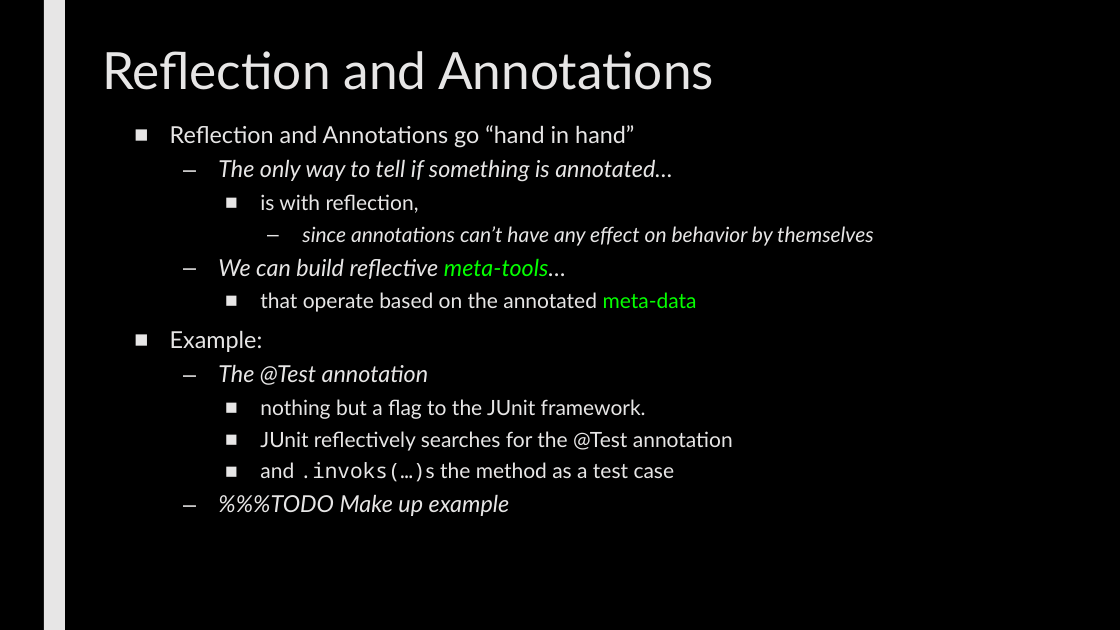
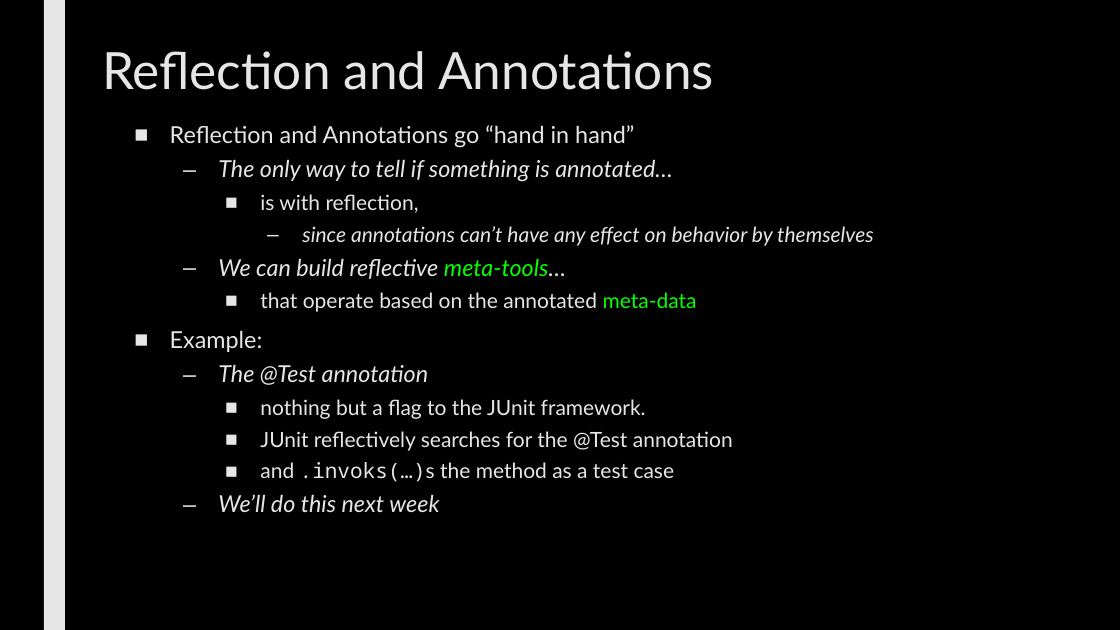
Before and after one commit to max7patek/metaprogramming, a slide deck: slide 14 of slides/07-JavaReflection.pptx. Drawn at 1120x630 pixels with LibreOffice and Linux fonts; fonts in the diff are those of the drawing. Boxes give left, top, right and bottom in pixels: in the first picture for what was removed or moved away, otherwise in the second. Text is boxed around its words. In the diff, an @@ line names an element or a change of style, - is before the commit and + after.

```diff
--- a/slides/07-JavaReflection.pptx
+++ b/slides/07-JavaReflection.pptx
@@ text at (x1=218, y1=494, x2=439, y2=512): text changed @@
-  – %%%TODO Make up example
+  – We’ll do this next week
```
Also in this commit, not shown: 11 other slides changed.
